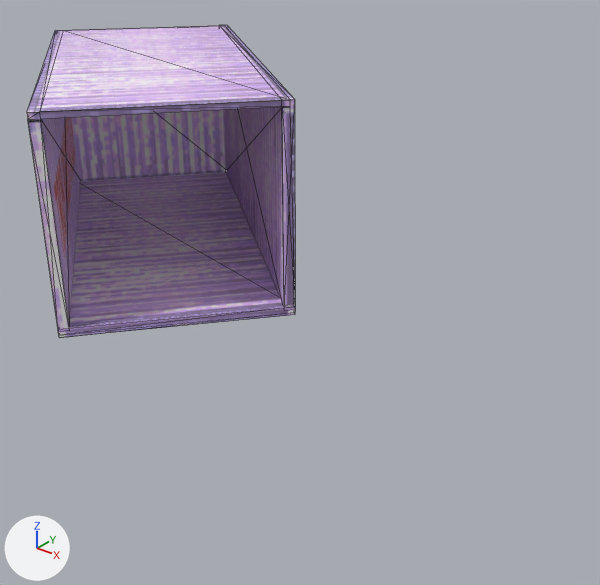
An edit to the FBX model 3d mess new/Assets/BLOCKYGON ASSETS ©/MODELS/LOCATION/GENERAL/CONTAINERS/WHITE/BLOCKYGON_WHITE CONTAINER(HALF OPEN).fbx, drawn before and after from the same camera.
Rendered twice from a 50 mm camera at (4.45, -5.43, 3.57) aimed at (-0.49, 0.74, -0.25). The axes (+X, +Y, +Z) are drawn at lower left. The lights are the same throughout. Mesh edges are drawn as thin lines.

Objects in the first picture: 'BLOCKYGON_WHITE_CONTAINER_HALF_OPEN_'.
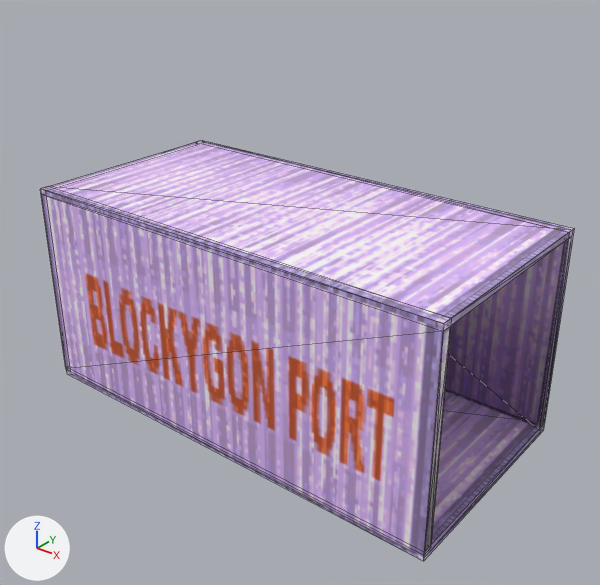
Boxes [x1, y1, x2, y2] around the edits, measured in the pictures (600 x 585 px; the box of a moved part takes in the faces that stretch with it):
'BLOCKYGON_WHITE_CONTAINER_HALF_OPEN_', reshaped, turned
    before: [27, 25, 295, 338]
    after: [40, 140, 574, 561]
part 1 of me_scene, moved or reshaped
    before: [27, 25, 295, 338]
    after: [40, 140, 574, 561]
part 2 of me_scene, moved or reshaped (not visible afterwards)
    before: [73, 110, 226, 181]

Diff of the bpy script that builds the scene:
```diff
--- a/3d mess new/Assets/BLOCKYGON ASSETS ©/MODELS/LOCATION/GENERAL/CONTAINERS/WHITE/BLOCKYGON_WHITE CONTAINER(HALF OPEN).fbx.py
+++ b/3d mess new/Assets/BLOCKYGON ASSETS ©/MODELS/LOCATION/GENERAL/CONTAINERS/WHITE/BLOCKYGON_WHITE CONTAINER(HALF OPEN).fbx.py
@@ me_scene @@
 me_scene.from_pydata(...)  # 48 vertices, 66 faces; spans x -362.0..0.0, y -5.0..165.0, z -3.0..178.0
 # used by ob_blockygon_white_container_half_open; location = (0.0, 0.0, 0.0); rotation_euler = (1.571, 0.0, -0.688), in degrees (90, 0, -39); scale = (0.012, 0.012, 0.012)
+# me_scene part 1: the loose piece of 44 vertices spanning x -362.0..0.0, y -5.0..165.0, z -3.0..178.0 is moved by (181.0, -80.0, -87.0)
+# me_scene part 2: the loose piece of 4 vertices spanning x -356.0, y 0.0..165.0, z 0.0..178.0 is moved by (181.0, -80.0, -87.0)
 me_scene.materials.append(mat_my_white_container_texter)
@@ ob_blockygon_white_container_half_open @@
 ob_blockygon_white_container_half_open.location = (0.0, 0.0, 0.0)
-ob_blockygon_white_container_half_open.rotation_euler = (1.571, 0.0, -0.688)  # degrees (90, 0, -39)
+ob_blockygon_white_container_half_open.rotation_euler = (1.571, 0.0, 0.0)  # degrees (90, 0, 0)
 ob_blockygon_white_container_half_open.scale = (0.012, 0.012, 0.012)
```
